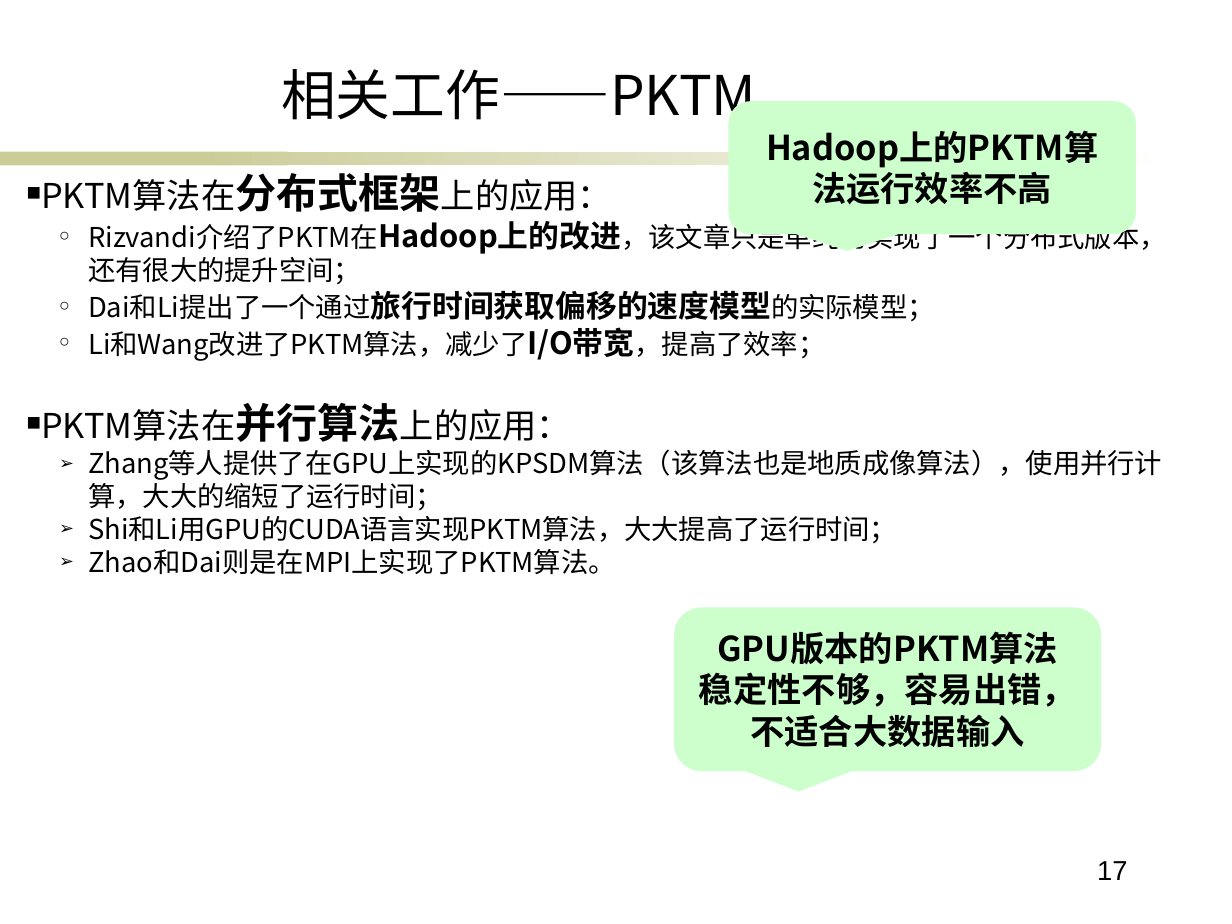
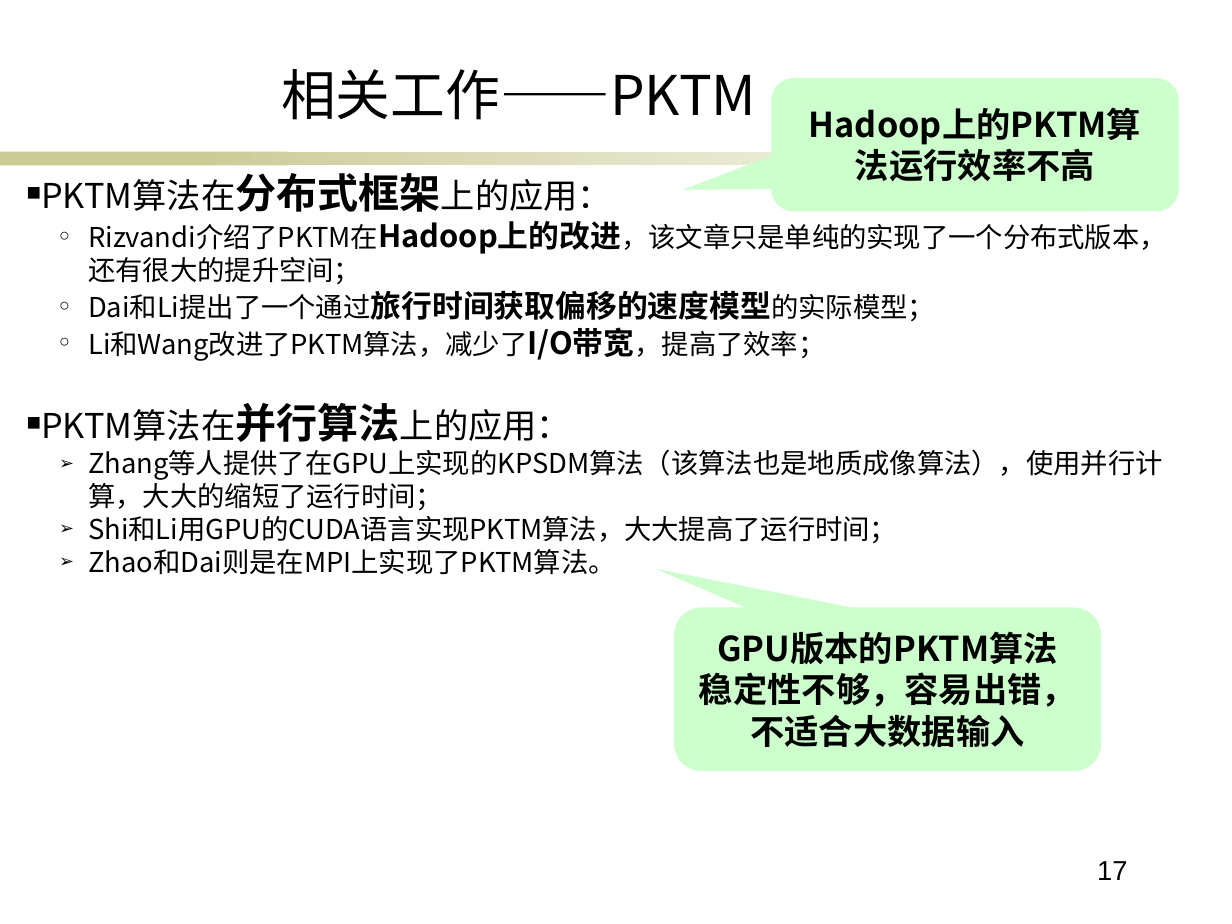
Before and after one commit to ericsonyc/paper, a slide deck: slide 17 of 毕业答辩.pptx. Drawn at 1232x924 pixels with LibreOffice and Linux fonts; fonts in the diff are those of the drawing; background and template pictures are left out. Boxes give left, top, right and bottom in pixels: in the first picture for what was removed or moved away, otherwise in the second. Text is boxed around its words. In the diff, an @@ line names an element or a change of style, - is before the commit and + after.

```diff
--- a/毕业答辩.pptx
+++ b/毕业答辩.pptx
@@ rounded speech box "Hadoop上的PKTM算" at [771,78,1179,211]: proportions changed @@
@@ rounded speech box "Hadoop上的PKTM算": place and size @@
-rounded speech box "Hadoop上的PKTM算" at [728,101,1136,234]
+rounded speech box "Hadoop上的PKTM算" at [771,78,1179,211]
@@ rounded speech box "GPU版本的PKTM算法" at [674,607,1101,771]: proportions changed @@
```
Also in this commit, not shown: 8 other slides changed, 1 other file.
